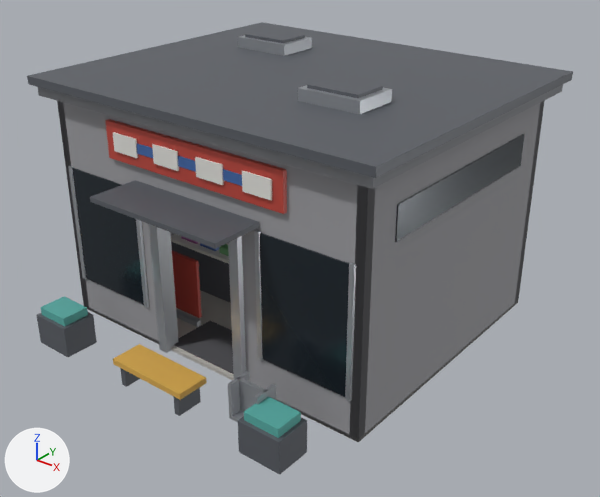
The glTF model projects/rv/assets/models/rv/rv_mall.gltf: old version first, new version second.
Camera for both pictures: a 50 mm lens placed at (8.41, -10.58, 7.72), pointed at (0.36, -0.51, 1.47). Lighting does not change. The marker at lower left points along +X, +Y and +Z. The picture after the commit comes second. Vertices at exactly the same position are counted once.

In view in the first picture: 'RV_Mall'.
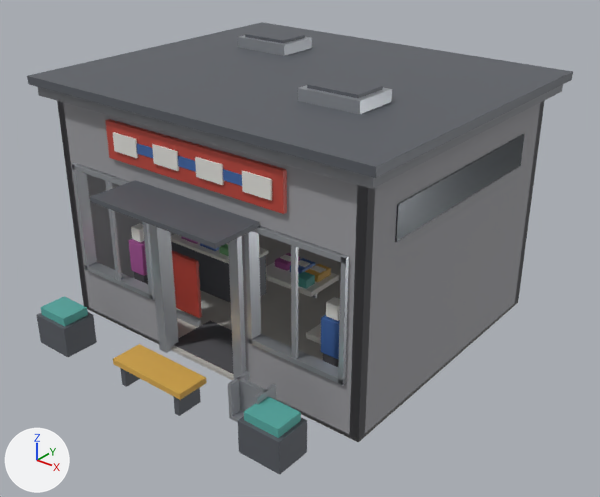
Location of each change, [x1, y1, x2, y2] in pixels of the pictures (600 x 497 px):
part 1 of me_rv_mall, added
    after: [72, 164, 129, 186]
part 2 of me_rv_mall, added
    after: [84, 262, 155, 299]
part 3 of me_rv_mall, added
    after: [72, 163, 97, 271]
part 4 of me_rv_mall, added
    after: [143, 222, 155, 300]
part 5 of me_rv_mall, added
    after: [105, 180, 122, 280]
part 6 of me_rv_mall, added
    after: [252, 226, 349, 264]
part 7 of me_rv_mall, added
    after: [248, 334, 345, 385]
part 8 of me_rv_mall, added
    after: [244, 231, 261, 345]
part 9 of me_rv_mall, added
    after: [338, 255, 349, 386]
part 10 of me_rv_mall, added
    after: [291, 245, 298, 359]
part 11 of me_rv_mall, deleted
    before: [68, 166, 356, 401]
part 12 of me_rv_mall, reshaped
    before: [57, 101, 375, 442]
    after: [58, 101, 375, 442]

The change, as a list of edits to the scene's bpy script:
```text
Change me_rv_mall:
    used by ob_rv_mall; location = (0.0, 0.0, 0.0)
    remove me_rv_mall.from_pydata(...)  # 1432 vertices, 2172 faces; spans x -3.4..3.4, y -3.85..2.9, z -0.61..4.59
    add me_rv_mall.from_pydata(...)  # 1496 vertices, 2292 faces; spans x -3.4..3.4, y -3.85..2.9, z -0.61..4.59
    me_rv_mall part 1: a new loose piece, a box spanning x -2.84..-1.06, y -2.66..-2.44, z 2.81..2.89, in mat_mall_steel (grey #adb1b6)
    me_rv_mall part 2: a new loose piece, a box spanning x -2.84..-1.06, y -2.66..-2.44, z 0.91..0.99, in mat_mall_steel (grey #adb1b6)
    me_rv_mall part 3: a new loose piece, a box spanning x -2.84..-2.76, y -2.66..-2.44, z 0.9..2.9, in mat_mall_steel (grey #adb1b6)
    me_rv_mall part 4: a new loose piece, a box spanning x -1.14..-1.06, y -2.66..-2.44, z 0.9..2.9, in mat_mall_steel (grey #adb1b6)
    me_rv_mall part 5: a new loose piece, a box spanning x -1.99..-1.91, y -2.65..-2.59, z 0.95..2.85, in mat_mall_steel (grey #adb1b6)
    me_rv_mall part 6: a new loose piece, a box spanning x 1.06..2.84, y -2.66..-2.44, z 2.81..2.89, in mat_mall_steel (grey #adb1b6)
    me_rv_mall part 7: a new loose piece, a box spanning x 1.06..2.84, y -2.66..-2.44, z 0.91..0.99, in mat_mall_steel (grey #adb1b6)
    me_rv_mall part 8: a new loose piece, a box spanning x 1.06..1.14, y -2.66..-2.44, z 0.9..2.9, in mat_mall_steel (grey #adb1b6)
    me_rv_mall part 9: a new loose piece, a box spanning x 2.76..2.84, y -2.66..-2.44, z 0.9..2.9, in mat_mall_steel (grey #adb1b6)
    me_rv_mall part 10: a new loose piece, a box spanning x 1.91..1.99, y -2.65..-2.59, z 0.95..2.85, in mat_mall_steel (grey #adb1b6)
    me_rv_mall part 11: 6 loose pieces with 48 vertices, spanning x -2.96..2.96, y -2.64..-2.59, z 0.68..2.82, are deleted
    me_rv_mall part 12
    16 faces are deleted
    8 new vertices lie (0.0, 0.0, 0.9) away from vertices in x -3.1..3.1, y -2.6..-2.44, z 0.0
    8 new vertices lie (0.0, 0.0, -1.1) away from vertices in x -3.1..3.1, y -2.6..-2.44, z 4.0
    8 new vertices lie (0.3, 0.0, 0.0) away from vertices in x -3.1..0.8, y -2.6..-2.44, z 0.9..2.9
    8 new vertices lie (-0.3, 0.0, 0.0) away from vertices in x -0.8..3.1, y -2.6..-2.44, z 0.9..2.9
    88 new faces join them, mat_mall_wall (grey #9e9ea2)
```
